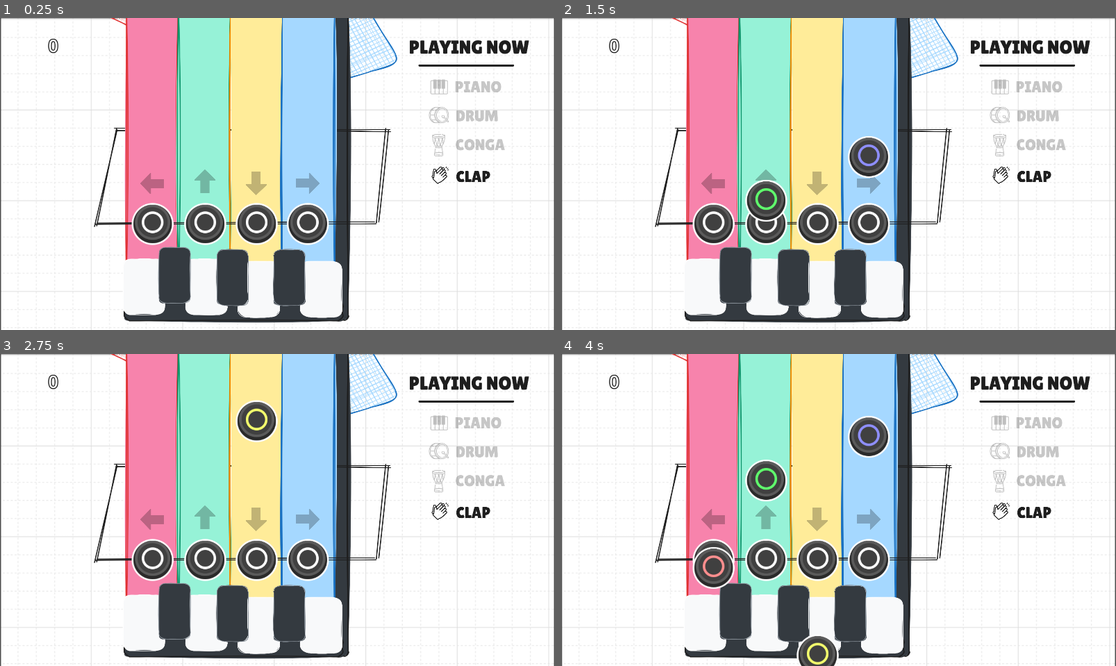
Above: before the commit, frames 1-4 (two rows, left to right).
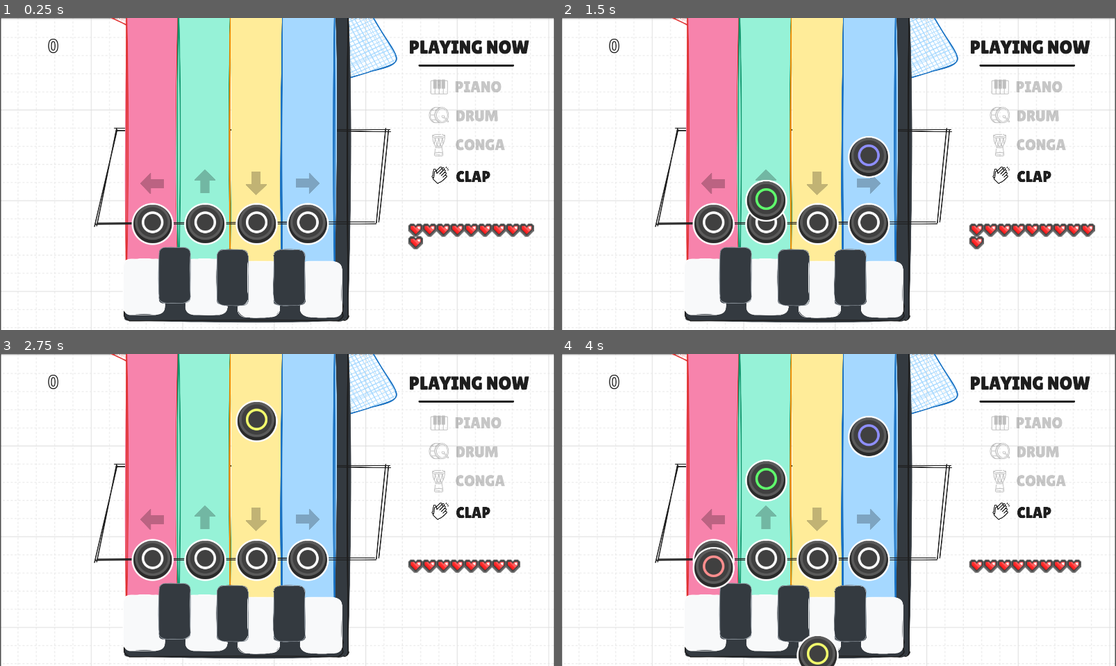
Above: after the commit, the same moments.

Repository: luiz-couto/encore
Game: Godot game, scene res://scenes/game.tscn
Two runs of this game, one before a commit and one after it. Both use one fixed random seed, a clock stepped at 60 frames per second and the inputs below.
Inputs (mouse positions are in pixels of both pictures, inside the frame that each line leads up to):
- Up to frame 1 (0.25 s): no input
- Up to frame 2 (1.5 s): move the mouse to (960, 158) at 0.52 s; click (960, 158) at 0.67 s; move the mouse to (727, 189) at 1.27 s; click (727, 189) at 1.42 s
- Up to frame 3 (2.75 s): move the mouse to (333, 441) at 2.02 s; click (333, 441) at 2.17 s
- Up to frame 4 (4 s): move the mouse to (810, 572) at 2.77 s; click (810, 572) at 2.92 s; move the mouse to (1005, 556) at 3.52 s; click (1005, 556) at 3.67 s

The runs differ from the first frame. In frame 1, 0.9% of the frame differs, in the area x 73-97%, y 65-75%; in frame 2, 0.9%; in frame 3, 0.7%; in frame 4, 0.7%.

Commit message:
lives system

Diff:
--- a/encore/scenes/game.tscn
+++ b/encore/scenes/game.tscn
@@ -29,6 +29,7 @@
 [ext_resource type="Texture2D" uid="uid://dgp133xtcrssb" path="res://assets/icons/drum-icon.png" id="26_suyxu"]
 [ext_resource type="Texture2D" uid="uid://b7jni3tj2p2ov" path="res://assets/icons/conga-icon.png" id="27_sgl2t"]
 [ext_resource type="Texture2D" uid="uid://dj85c1lfox5gx" path="res://assets/icons/playing-now.png" id="29_suyxu"]
+[ext_resource type="PackedScene" uid="uid://derb1bx0iek5s" path="res://scenes/heart.tscn" id="30_sgl2t"]
 
 [sub_resource type="AudioStreamWAV" id="AudioStreamWAV_ssvqc"]
 data = PackedByteArray("cW9hZgAACFwBAKxECFwDcAAAAAAAAAAAAAAAAOAAQADymAwE0aDE5/Grz/2LD/zF/bh+54tWG7jwZYTqD/Edp/4kvoU1rZQ …(1091 unchanged characters)…
@@ -290,6 +291,14 @@
 position = Vector2(1623, 114.00001)
 scale = Vector2(0.6, 0.6)
 texture = ExtResource("29_suyxu")
+
+
+[node name="GridContainer" type="GridContainer" parent="." unique_id=1036715254]
+offset_left = 1411.0
+offset_top = 709.0
+offset_right = 1846.0
+offset_bottom = 1042.0
+columns = 10
 
 [connection signal="ready" from="." to="." method="_on_ready"]
 [connection signal="timeout" from="Timer" to="." method="_on_timer_timeout"]
--- /dev/null
+++ b/encore/scenes/heart.tscn
@@ -0,0 +1,37 @@
+[gd_scene format=3 uid="uid://derb1bx0iek5s"]
+
+[ext_resource type="Texture2D" uid="uid://b8m5byw872u2" path="res://assets/board/heart_animated.png" id="1_v30as"]
+
+[sub_resource type="AtlasTexture" id="AtlasTexture_ycbwg"]
+atlas = ExtResource("1_v30as")
+region = Rect2(0, 0, 17, 15)
+
+[sub_resource type="AtlasTexture" id="AtlasTexture_krgnv"]
+atlas = ExtResource("1_v30as")
+region = Rect2(17, 0, 17, 15)
+
+[sub_resource type="SpriteFrames" id="SpriteFrames_txm48"]
+animations = [{
+"frames": [{
+"duration": 1.0,
+"texture": SubResource("AtlasTexture_ycbwg")
+}, {
+"duration": 1.0,
+"texture": SubResource("AtlasTexture_krgnv")
+}],
+"loop": true,
+"name": &"tum",
+"speed": 2.0
+}]
+
+[node name="Heart" type="Control" unique_id=1520456324]
+custom_minimum_size = Vector2(44, 40)
+
+[node name="AnimatedSprite2D" type="AnimatedSprite2D" parent="." unique_id=464799396]
+position = Vector2(27, 25)
+modulate = Color(2.5203042, 2.5203042, 2.5203042, 1)
+scale = Vector2(3, 3)
+sprite_frames = SubResource("SpriteFrames_txm48")
+animation = &"tum"
+autoplay = "tum"
+frame_progress = 0.97493905
--- a/encore/scripts/game.gd
+++ b/encore/scripts/game.gd
@@ -1,6 +1,7 @@
 extends Node2D
 
-const NoteScene := preload("res://scenes/note.tscn");
+const NoteScene := preload("res://scenes/note.tscn")
+const HeartScene := preload("res://scenes/heart.tscn")
 
 var currentChord: int = 0
 var currentSection: int = 0
@@ -63,8 +64,20 @@
 		#paused = true
 		#_show_options_menu()
 
+func _rebuild_hearts() -> void:
+	var gameplayHandler = $OptionMenuNode2D/GameplayHandler
+	var container = $GridContainer
+	container.columns = max(1, int(container.size.x / HEART_CELL_SIZE))
+	for child in container.get_children():
+		child.queue_free()
+	for i in gameplayHandler.numberOfLives:
+		container.add_child(HeartScene.instantiate())
+
 func _on_note_missed() -> void:
 	hitStreak = 0
+	var gameplayHandler = $OptionMenuNode2D/GameplayHandler
+	gameplayHandler.numberOfLives = max(0, gameplayHandler.numberOfLives - 1)
+	_rebuild_hearts()
 
 func _apply_lanes_keys() -> void:
 	var lanesKeys = $OptionMenuNode2D/GameplayHandler.lanesKeys
@@ -133,6 +146,8 @@
 	)
 	_update_instrument_icons()
 
+const HEART_CELL_SIZE: int = 44
+
 const ICON_ACTIVE_ALPHA: float = 1.0
 const ICON_INACTIVE_ALPHA: float = 0.25
 
@@ -182,3 +197,4 @@
 func _on_ready() -> void:
 	$Conductor.bpm = $OptionMenuNode2D/GameplayHandler.bpm
 	_sync_player_controlled_instruments()
+	_rebuild_hearts.call_deferred()
Binary file added: encore/assets/board/heart_animated.png
Not shown, added: encore/assets/board/heart_animated.png.import
